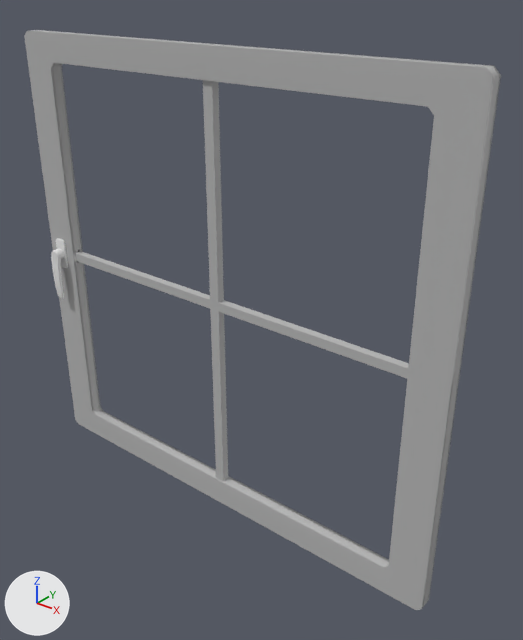
Before and after pictures for a commit that changed the Blender file Assets/ShaderSindToll/RainyWindow/FensterModell.blend.
Before and after are seen from a 50 mm camera at (2.06, -2.25, 1.39) aimed at (0.19, 0.09, -0.06). The axes (+X, +Y, +Z) are drawn at lower left. The lights are the same throughout.

The older version as bpy lines, for what is in view:
```python
me_cube_001 = bpy.data.meshes.new('Cube.001')
me_cube_001.from_pydata(...)  # 16 vertices, 4 faces; spans x -1.0..1.0, y -1.0, z -1.0..1.0
me_cube_003 = bpy.data.meshes.new('Cube.003')
me_cube_003.from_pydata(...)  # 290 vertices, 257 faces, 5 loose edges; spans x -1.18..1.18, y -3.35..3.41, z -1.13..1.13
me_cube_003.materials.append(mat_material)  # grey #b8b8b8
ob_cube_002 = bpy.data.objects.new('Cube.002', me_cube_003)
ob_cube_002.location = (0.0, 0.0, 0.0)
ob_cube_002.scale = (1.0, -0.00996, 0.992)
ob_cube_003 = bpy.data.objects.new('Cube.003', me_cube_001)
ob_cube_003.location = (0.0, 0.0, 0.0)
ob_cube_003.scale = (0.999, -0.00996, 0.992)
_m = ob_cube_003.modifiers.new('Solidify', 'SOLIDIFY')
_m.thickness = 2.0
ob_cube_003.hide_set(True)
```
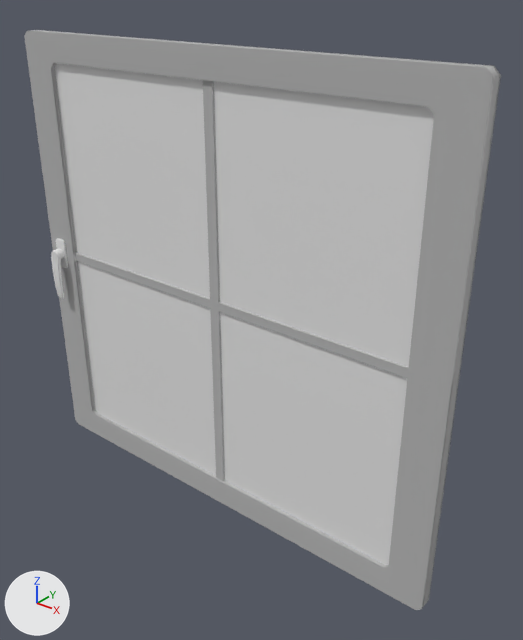
Where the change shows, as pixel boxes (x1, y1, x2, y2) in the pictures (523 x 640 px):
```json
{"object": "Cube.003", "change": "shown", "after": [55, 63, 434, 565]}
```

The change, as JSON lines over the scene's bpy script:
```json
{"op": "remove", "block": "ob_cube_003", "code": "ob_cube_003.hide_set(True)"}
```
